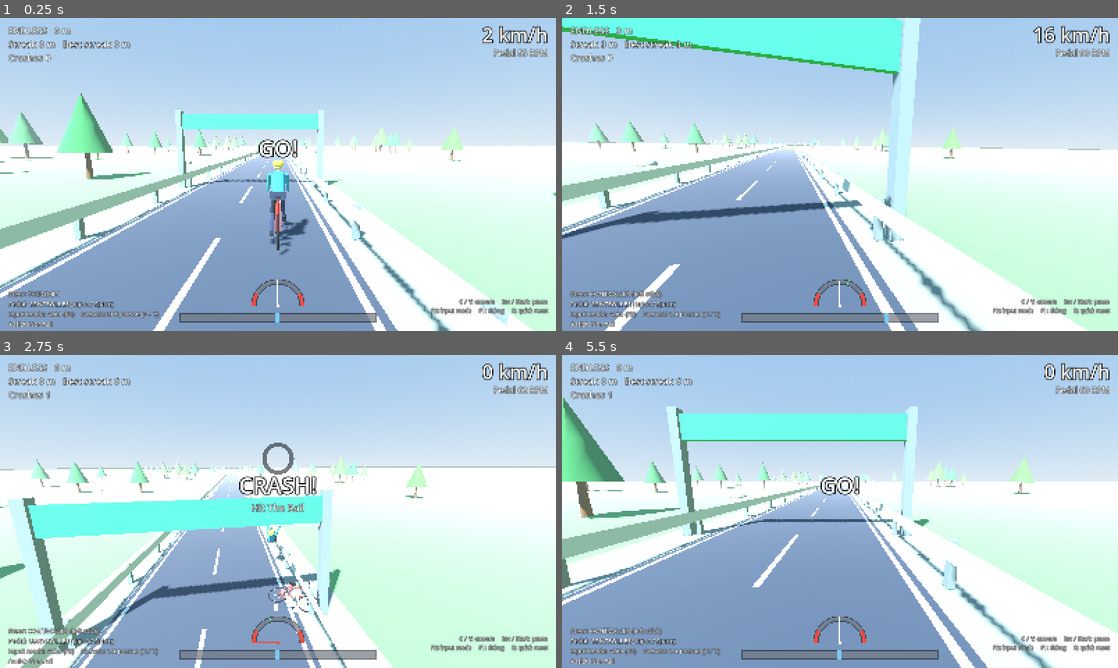
Above: before the commit, frames 1-4 (two rows, left to right).
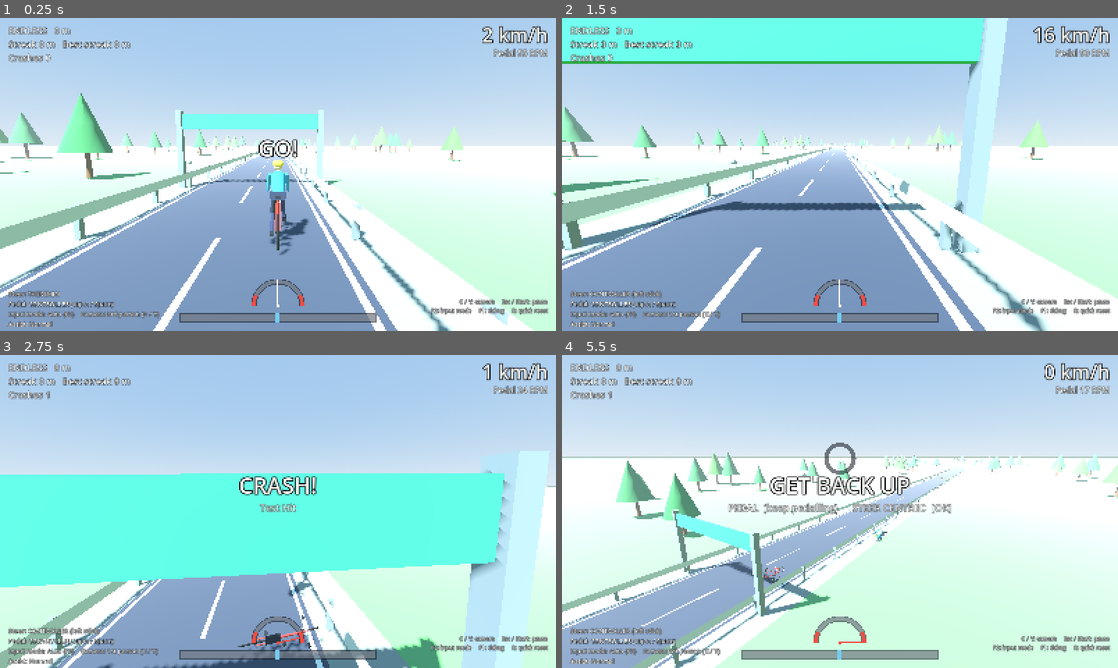
Above: after the commit, the same moments.

Repository: sahandazimi02-cmyk/ThereminRider
Game: Godot game, scene res://scenes/test/smoke_test.tscn
Same seed, same stepped clock (60 frames per second), same inputs: the game is played once before the commit and once after it. This scene is started directly instead of the project's main scene.
Inputs:
- Up to frame 1 (0.25 s): no input
- Up to frame 2 (1.5 s): tap A (steer_left) at 0.5, 1.25 s; hold D (steer_right) 0.53-1.28 s; hold Space (pedal) 0.53-1.28 s; hold A (steer_left) from 1.28 s (still down); tap C (toggle_camera) at 1.35 s
- Up to frame 3 (2.75 s): release A (steer_left) at 2.03 s; hold D (steer_right) from 2.03 s (still down); hold Space (pedal) from 2.03 s (still down)
- Up to frame 4 (5.5 s): tap A (steer_left) at 2.75, 3.5 s; release D (steer_right) at 2.78 s; release Space (pedal) at 2.78 s; hold W 2.78-3.53 s; tap C (toggle_camera) at 2.85, 4.35 s; hold Space (pedal) 3.53-4.28 s; hold A (steer_left) from 3.53 s (still down); hold Space (pedal) from 5.03 s (still down)

The runs differ from the first frame. In frame 1, less than 0.1% of the frame differs, in the area x 45-55%, y 88-89%; in frame 2, 31%; in frame 3, 39%; in frame 4, 48%, in the area x 0-100%, y 2-100%.

Commit message:
tune: 0.2.1 restore 0.1.0 steering/balance feel (0.2.0 was too hard)
Balance group back to 0.1.0 (self_stability 6.5, gravity_scale 0.4,
wobble/stable speed 1.7/5, fall angle 42, speed_wobble off) and Easy
assist x1.5. Speed, stop-pedalling falls and crash effects from 0.2.0
are kept. Fall-time smoke checks updated to the restored feel.

Co-Authored-By: Claude Opus 5.5 <noreply@anthropic.com>

Diff:
--- a/scripts/autoload/game_session.gd
+++ b/scripts/autoload/game_session.gd
@@ -10,7 +10,7 @@
 ## Keep Hard's self-stability well BELOW the tipping strength (see
 ## docs/TUNING.md "crossover"): near-equal values make steering lose its grip
 ## on the lean, which feels broken rather than hard.
-const ASSIST_SCALES := [Vector2(5.0, 0.75), Vector2(1.0, 1.0), Vector2(0.2, 1.2)]
+const ASSIST_SCALES := [Vector2(1.5, 0.75), Vector2(1.0, 1.0), Vector2(0.2, 1.2)]
 
 var mode: Mode = Mode.ENDLESS
 var assist: Assist = Assist.NORMAL
--- a/scripts/bike/bike_tuning.gd
+++ b/scripts/bike/bike_tuning.gd
@@ -46,25 +46,25 @@
 
 @export_group("Balance")
 ## Scales gravity's tipping torque. 1 = real bike, lower = slower falls (assist).
-@export_range(0.05, 1.5, 0.01) var gravity_scale: float = 0.5
+@export_range(0.05, 1.5, 0.01) var gravity_scale: float = 0.4
 ## Self-righting (trail + gyroscope) strength at stable_speed and above (1/s^2).
 ## Must beat gravity_scale * 9.81 / com_height_m to be hands-free stable. Default
-## is below that (2.9 < 4.9), so on Normal someone always has to balance: stop
-## steering and the bike falls in a few seconds. Easy assist (x1.5) is above it.
-@export_range(0.0, 20.0, 0.1) var self_stability: float = 1.0
-## Below this speed there is no self-righting at all: wobbly zone (m/s). ~9 km/h.
-@export_range(0.2, 5.0, 0.05) var wobble_speed: float = 2.5
+## (6.5 > 3.9) is above that, so on Normal the bike holds itself up at speed and
+## you mostly balance at low speed (the 0.1.0 feel, restored in 0.2.1).
+@export_range(0.0, 20.0, 0.1) var self_stability: float = 6.5
+## Below this speed there is no self-righting at all: wobbly zone (m/s). ~6 km/h.
+@export_range(0.2, 5.0, 0.05) var wobble_speed: float = 1.7
 ## At and above this speed self-righting is full strength (m/s).
-@export_range(1.0, 12.0, 0.1) var stable_speed: float = 6.0
+@export_range(1.0, 12.0, 0.1) var stable_speed: float = 5.0
 ## Damping of lean rate (1/s).
 @export_range(0.0, 10.0, 0.05) var lean_damping: float = 2.2
 ## Random wobble at standstill (rad/s^2). Fades out as you reach wobble_speed.
 @export_range(0.0, 5.0, 0.01) var wobble_noise: float = 0.9
 ## Small random wobble at every speed (rad/s^2), so a bike nobody steers drifts off
-## balance instead of balancing perfectly forever.
-@export_range(0.0, 2.0, 0.01) var speed_wobble: float = 0.35
+## balance instead of balancing perfectly forever. 0 = off (0.1.0 feel).
+@export_range(0.0, 2.0, 0.01) var speed_wobble: float = 0.0
 ## Lean angle that counts as a fall.
-@export_range(15.0, 80.0, 0.5) var fall_angle_deg: float = 40.0
+@export_range(15.0, 80.0, 0.5) var fall_angle_deg: float = 42.0
 ## Below this speed for stall_fall_s the bike tips over no matter what.
 @export_range(0.0, 2.0, 0.01) var stall_speed: float = 0.6
 @export_range(0.2, 5.0, 0.05) var stall_fall_s: float = 0.6
--- a/tools/smoke_test.gd
+++ b/tools/smoke_test.gd
@@ -130,8 +130,9 @@
 	print("    cruise %.1f km/h: stop pedalling %.1f s, hands off %.1f s, full steer %.1f s" % [
 			cruise * 3.6, stop_pedal, hands_off, full_steer])
 	_check(stop_pedal > 1.5 and stop_pedal < 6.5, "stop pedalling falls in 1.5-6.5 s (%.1f s)" % stop_pedal)
-	_check(hands_off > 1.5 and hands_off < 7.0, "no steering at all falls in 1.5-7 s (%.1f s)" % hands_off)
-	_check(full_steer < 3.0, "holding full steer falls in < 3 s (%.1f s)" % full_steer)
+	# 0.2.1 restored the 0.1.0 balance: Normal self-balances at cruising speed.
+	_check(hands_off > 20.0, "no steering at cruise stays up (self-balancing, %.1f s)" % hands_off)
+	_check(full_steer < 10.0, "holding full steer still falls (%.1f s)" % full_steer)
 
 
 ## steer_mode: "balance" = simple balancing rider, "none" = steer 0, "full" = steer +1.
Not shown, changed: docs/CHANGELOG.md
Not shown, changed: docs/CONTROLS.md
Not shown, changed: docs/HANDOFF.md
Not shown, changed: docs/KNOWN_ISSUES.md
Not shown, changed: docs/TUNING.md
